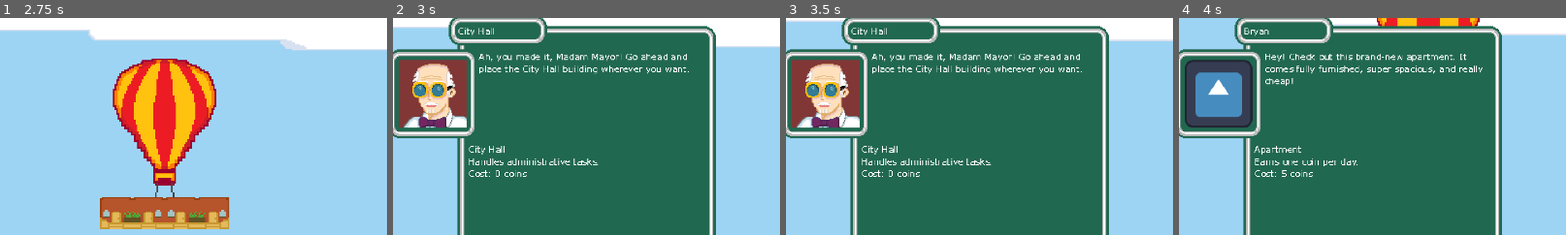
Above: before the commit, frames 1-4 (left to right).
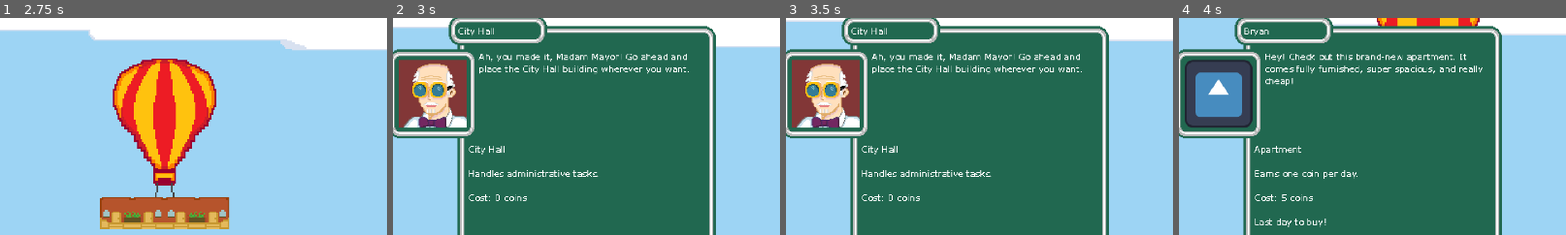
Above: after the commit, the same moments.

Repository: mondobe/TetraCity
Game: Godot game, scene res://scenes/main.tscn
Two runs of this game, one before a commit and one after it. Both use one fixed random seed, a clock stepped at 60 frames per second and the inputs below. The engine's default icon, where the game draws it, is replaced by a stand-in: a white triangle on a blue panel in a dark square.
Inputs (mouse positions are % of the whole screen's width and height, from its top left):
- Up to frame 1 (2.75 s): click "Start" at 0.5 s; tap Enter (test_end_day) at 1.25 s; move the mouse to (72, 45) at 1.27 s; press the mouse at (72, 45) at 1.28 s; hold D (move_right) 1.28-2 s; release the mouse at (72, 45) at 2 s; click (50, 5) at 2 s
- Up to frame 2 (3 s): move the mouse to (85, 46) at 2.77 s; hold S (move_down) from 2.78 s (still down); tap Space (test_create_building) at 2.85 s; click (85, 46) at 2.92 s
- Up to frame 3 (3.5 s): keep holding S (move_down)
- Up to frame 4 (4 s): move the mouse to (73, 50) at 3.52 s; release S (move_down) at 3.53 s; hold D (move_right) from 3.53 s (still down); tap Enter (test_end_day) at 3.6 s; click (73, 50) at 3.67 s
The pictures show only the part of the screen within x 0-50%, y 13-63%; the shares and areas given below are measured in that part.

Frame 1 is identical in both runs. In frame 2, 1.0% of the frame differs, in the area x 19-54%, y 64-85%; in frame 3, 1.0%; in frame 4, 1.0%.

Commit message:
Update some balance and dialogue display
Now you know how long a building lasts
Next step: make them float on and off the screen

Diff:
--- a/buildings/bank.tres
+++ b/buildings/bank.tres
@@ -17,6 +17,5 @@
 variations = Array[String](["bank"])
 first_spawning_day = 8
 balloon_lifetime = 3
-probabilities = Array[float]([0.1, 0.15])
-starting_price = 35.0
-daily_increase = 0.075
+starting_price = 28.0
+daily_increase = 0.08
--- a/buildings/cafe.tres
+++ b/buildings/cafe.tres
@@ -16,7 +16,6 @@
 description = "Earns the same income as the highest-earning adjacent building each day (excluding other Cafes)."
 variations = Array[String](["cafe"])
 first_spawning_day = 6
-balloon_lifetime = 2
-probabilities = Array[float]([0.1, 0.15])
+balloon_lifetime = 3
 starting_price = 20.0
-daily_increase = 0.07
+daily_increase = 0.064
--- a/buildings/city_hall.tres
+++ b/buildings/city_hall.tres
@@ -15,7 +15,6 @@
 description = "Handles administrative tasks."
 variations = Array[String](["city_hall"])
 first_spawning_day = 0
-balloon_lifetime = 60
-probabilities = Array[float]([0.0])
+balloon_lifetime = 10000
 starting_price = 0.0
 daily_increase = 0.0
--- a/buildings/park.tres
+++ b/buildings/park.tres
@@ -15,7 +15,6 @@
 description = "Earns 1 coin for each adjacent building."
 variations = Array[String](["park"])
 first_spawning_day = 2
-balloon_lifetime = 5
-probabilities = Array[float]([0.24, 0.18, 0.12])
-starting_price = 10.0
-daily_increase = 0.055
+balloon_lifetime = 3
+starting_price = 7.0
+daily_increase = 0.056
--- a/buildings/school.tres
+++ b/buildings/school.tres
@@ -17,6 +17,5 @@
 variations = Array[String](["school"])
 first_spawning_day = 4
 balloon_lifetime = 3
-probabilities = Array[float]([0.1, 0.15])
-starting_price = 15.0
-daily_increase = 0.04
+starting_price = 12.0
+daily_increase = 0.042
--- a/buildings/solar_farm.tres
+++ b/buildings/solar_farm.tres
@@ -15,7 +15,6 @@
 description = "Gives one day's worth of fuel every 3 days - as long as this building isn't blocked by others above it."
 variations = Array[String](["solar_farm"])
 first_spawning_day = 8
-balloon_lifetime = 1
-probabilities = Array[float]([0.12, 0.04, 0.0])
+balloon_lifetime = 2
 starting_price = 50.0
 daily_increase = 0.06
--- a/scenes/gameplay/world.tscn
+++ b/scenes/gameplay/world.tscn
@@ -75,8 +75,8 @@
 [sub_resource type="Resource" id="Resource_fot5w"]
 script = ExtResource("50_pn2c1")
 choices = {
-0: 0.7,
-1: 1.0,
+0: 0.4,
+1: 1.1,
 2: 0.2,
 3: 0.05
 }
@@ -303,7 +303,7 @@
 building_weights = SubResource("Resource_ukpd0")
 building_weight_factors = {
 "apartment": 0.8,
-"bank": 0.4,
+"bank": 0.2,
 "cafe": 0.6,
 "park": 0.65,
 "school": 0.8,
--- a/scripts/environment/skyview_controls.gd
+++ b/scripts/environment/skyview_controls.gd
@@ -82,7 +82,7 @@
 		if balloon.global_position.x > _moving_camera.global_position.x
 		else Vector2(560, 80))
 	var box = _dialogue_box_spawner.spawn_npc_box_at_screen(dialogue_box_pos)
-	box.init_from_balloon(balloon, _world_stats.coins >= balloon.price)
+	box.init_from_balloon(balloon)
 	box.buy.connect(func(): buy_button(box))
 	box.ignore.connect(func(): ignore_button(box))
 	_npc_dialogue_box = box
--- a/scripts/systems/building_grid/building_blueprint.gd
+++ b/scripts/systems/building_grid/building_blueprint.gd
@@ -33,12 +33,6 @@
 ## The number of days for which a balloon with this building lasts
 @export var balloon_lifetime: int
 
-## The probabilities that this building will spawn depending on the number of these
-## buildings that are in the world.
-## So, if there are no buildings in the world (on balloons or in the grid) at the
-## start of a day, the building will spawn with probability probabilities[0].
-@export var probabilities: Array[float]
-
 ## The price of this building on the day on which it can first appear.
 @export var starting_price: float
 
--- a/scripts/ui/gameplay/npc_dialogue_box.gd
+++ b/scripts/ui/gameplay/npc_dialogue_box.gd
@@ -12,8 +12,8 @@
 ## The price of this building in coins
 var price: int
 
-## the label setting which turns the button red
-var label_setting_red: LabelSettings
+## The number of remining days for which this building will be available
+var lifetime: int
 
 ## The button to ignore the interaction.
 @onready var no_button: TextureButton = $NinePatchRect/NoButton
@@ -35,30 +35,37 @@
 
 
 ## Initialize this dialogue box's values from a specific balloon.
-func init_from_balloon(balloon, canAfford):
+func init_from_balloon(balloon):
 	self.balloon = balloon
 	self.variation = balloon.variation
 	self.price = balloon.adjusted_price()
-	if !canAfford:
+	self.lifetime = balloon.lifetime
+	if price > balloon.grid.world_stats.coins:
 		yes_button.hide()
 	update_text()
 
 func _ready() -> void:
 	no_button.pressed.connect(func(): ignore.emit())
 	yes_button.pressed.connect(func(): buy.emit())
-	label_setting_red = yes_button_text.get_label_settings().duplicate()
-	label_setting_red.set_font_color(Color(1, 0, 0))
 
 func update_text() -> void:
 	var randomIndex = randi() % variation.NPCDialog.size()
 	NPCPicture.texture = variation.NPCImage
 	NPCLabel.text = variation.NPCName
 	dialogue_text.text = variation.NPCDialog[randomIndex]
+	var lifetime_line: String = (("Last day to buy!" if lifetime == 1
+		else ("%d days left to buy" % lifetime) if lifetime < 100
+		else ""))
+	var cost_suffix = "(Can't afford!)" if price > balloon.grid.world_stats.coins else ""
 	building_info_text.text = (
 "%s
+
 %s
-Cost: %d coins"
-		% [variation.building_name, variation.blueprint.description, price])
+
+Cost: %d coins %s
+
+%s"
+		% [variation.building_name, variation.blueprint.description, price, cost_suffix, lifetime_line])
 
 ## Called when clicking the "buy" button
 signal buy()
